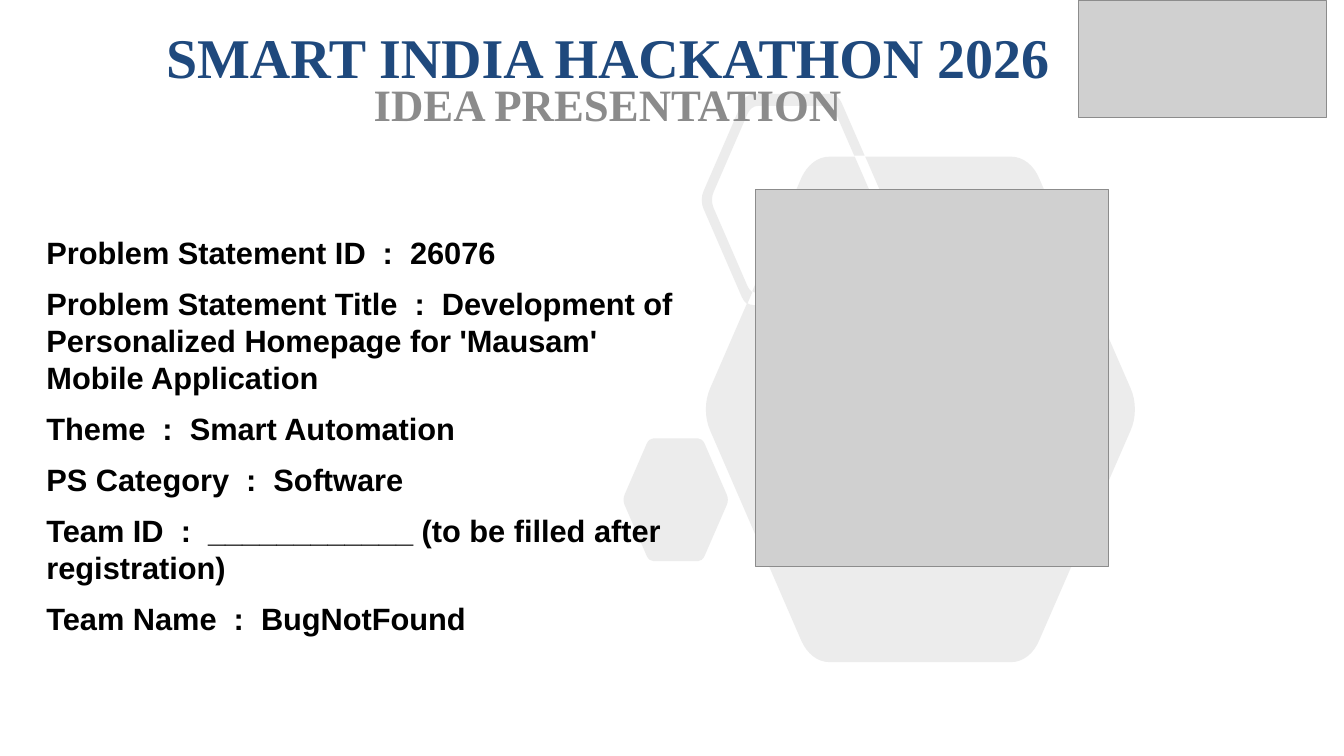
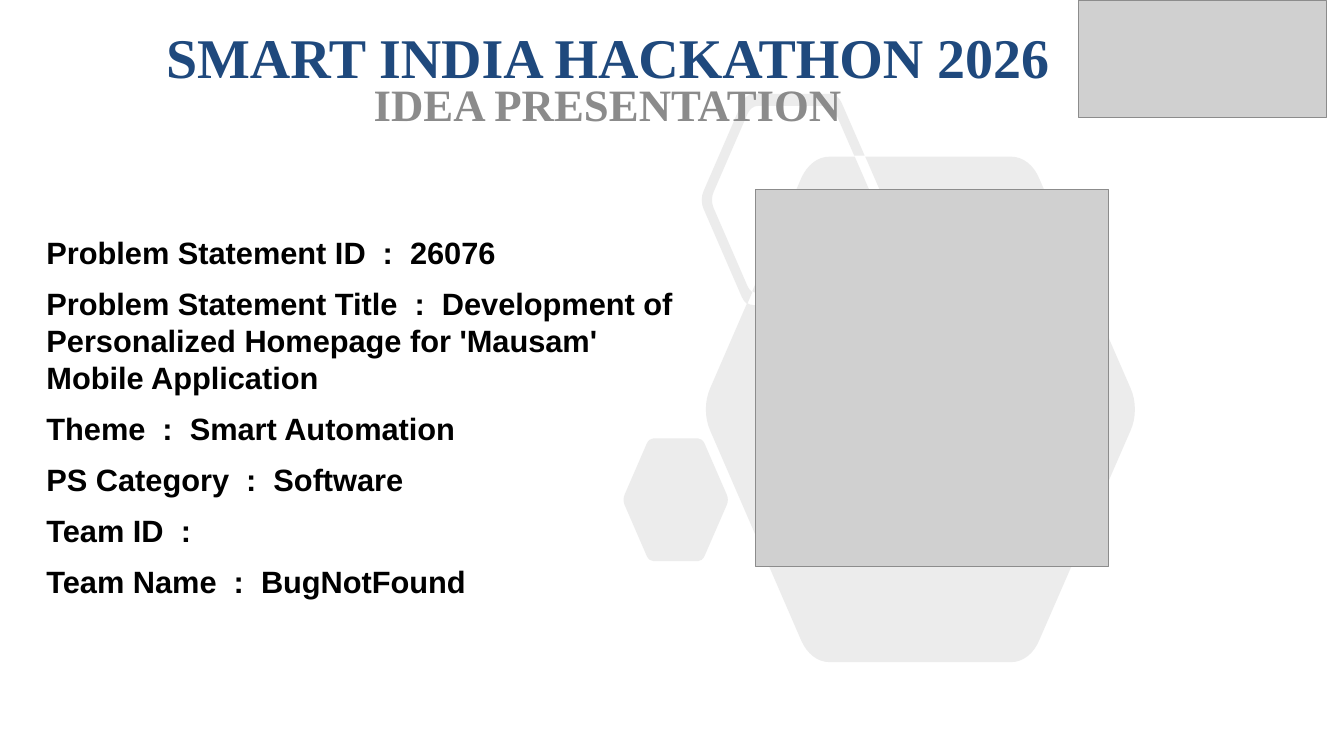
Before and after one commit to shivv23/MausamSIH2026, a slide deck: slide 1 of Mausam-BugNotFound-Idea-Presentation.pptx. Drawn at 1344x756 pixels with LibreOffice and Linux fonts; fonts in the diff are those of the drawing; grey boxes stand for pictures. Boxes give left, top, right and bottom in pixels: in the first picture for what was removed or moved away, otherwise in the second. Text is boxed around its words. In the diff, an @@ line names an element or a change of style, - is before the commit and + after.

```diff
--- a/Mausam-BugNotFound-Idea-Presentation.pptx
+++ b/Mausam-BugNotFound-Idea-Presentation.pptx
@@ text at bbox=[46, 520, 164, 543]: text changed @@
-Team ID : ____________ (to be filled after registration)
+Team ID :
```
Also in this commit, not shown: 20 other files.
